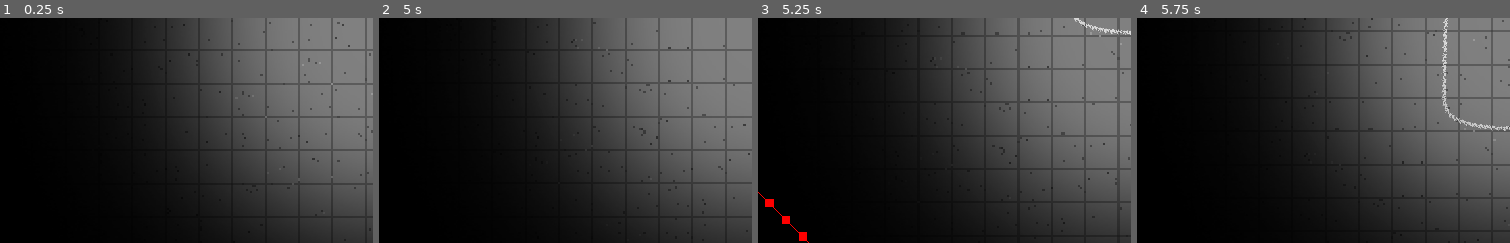
Above: before the commit, frames 1-4 (left to right).
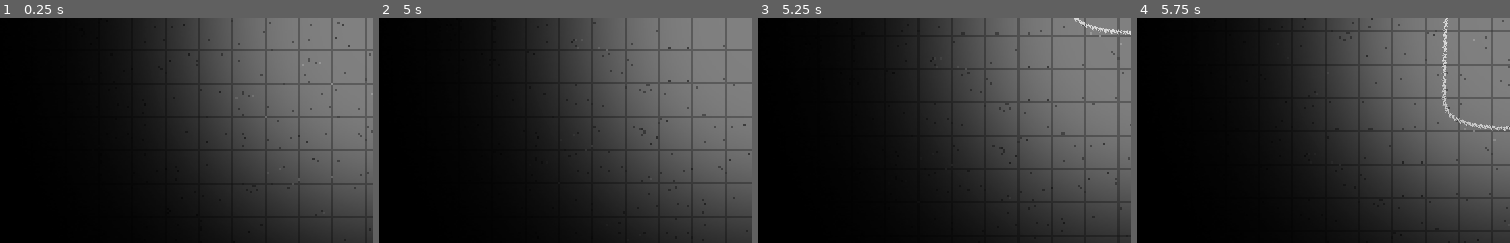
Above: after the commit, the same moments.

Repository: LukeCGG/Test-Of-Time
Game: Godot game, scene res://assets/levels/level.tscn
Same seed, same stepped clock (60 frames per second), same inputs: the game is played once before the commit and once after it.
Inputs:
- Up to frame 1 (0.25 s): no input
- Up to frame 2 (5 s): tap Enter at 0.5 s; hold Shift (SPRINT) 0.53-1.28 s; hold W (PLAYER_UP) 0.53-2.03 s; tap Shift (SPRINT) at 1.35, 2.85, 4.35 s; hold Shift (SPRINT) 2.03-2.78 s; hold A (PLAYER_LEFT) 2.03-3.53 s; hold S (PLAYER_DOWN) 3.53-4.28 s; hold Shift (SPRINT) 3.53-4.28 s; hold D (PLAYER_RIGHT) from 4.28 s (still down)
- Up to frame 3 (5.25 s): release D (PLAYER_RIGHT) at 5.03 s; hold W (PLAYER_UP) from 5.03 s (still down); hold Shift (SPRINT) from 5.03 s (still down)
- Up to frame 4 (5.75 s): keep holding W (PLAYER_UP); keep holding Shift (SPRINT)
The pictures show only the part of the screen within x 0-50%, y 50-100%; the shares and areas given below are measured in that part.

Frames 1-2 are identical in both runs. In frame 3, 0.3% of the frame differs, in the area x 0-14%, y 77-100%; in frame 4, nothing differs.

Commit message:
name mismatch fix

Diff:
--- a/assets/enemy/Enemy.tscn
+++ b/assets/enemy/Enemy.tscn
@@ -1,6 +1,4 @@
-[gd_scene load_steps=32 format=3 uid="uid://cd084bgui54b4"]
-
-[ext_resource type="Script" path="res://assets/enemy/enemy.gd" id="1_ibkv5"]
+[gd_scene load_steps=31 format=3 uid="uid://cd084bgui54b4"]
 
 [sub_resource type="AtlasTexture" id="AtlasTexture_kgyai"]
 region = Rect2(768, 256, 128, 128)
@@ -191,7 +189,6 @@
 collision_mask = 3
 motion_mode = 1
 wall_min_slide_angle = 0.0
-script = ExtResource("1_ibkv5")
 
 [node name="Sprite" type="AnimatedSprite2D" parent="."]
 sprite_frames = SubResource("SpriteFrames_ha18s")
